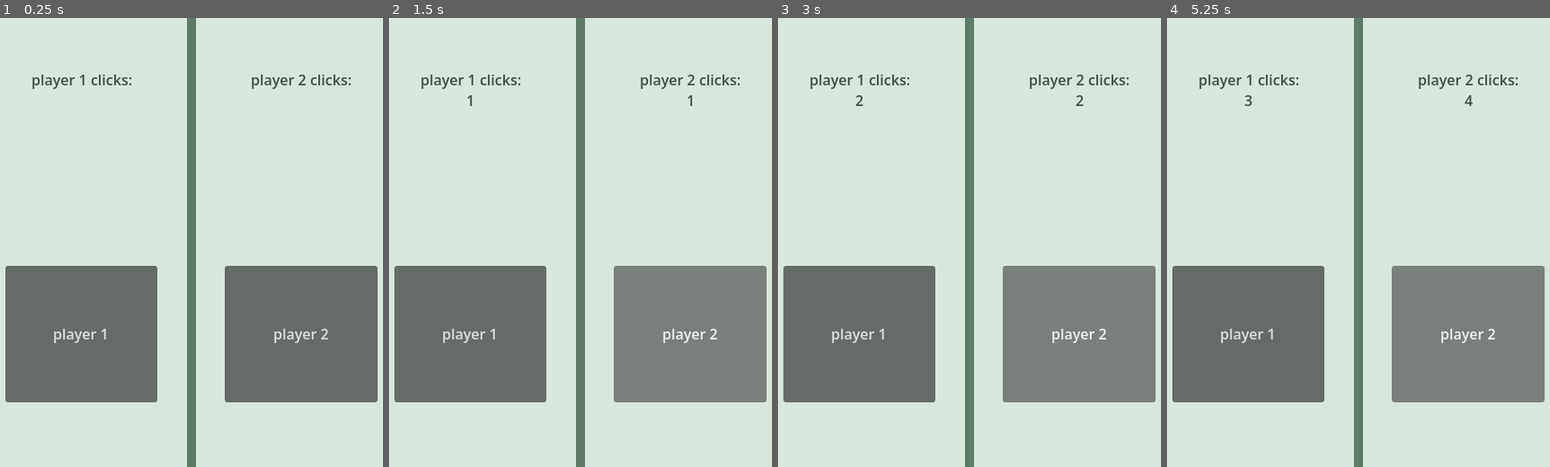
Above: before the commit, frames 1-4 (left to right).
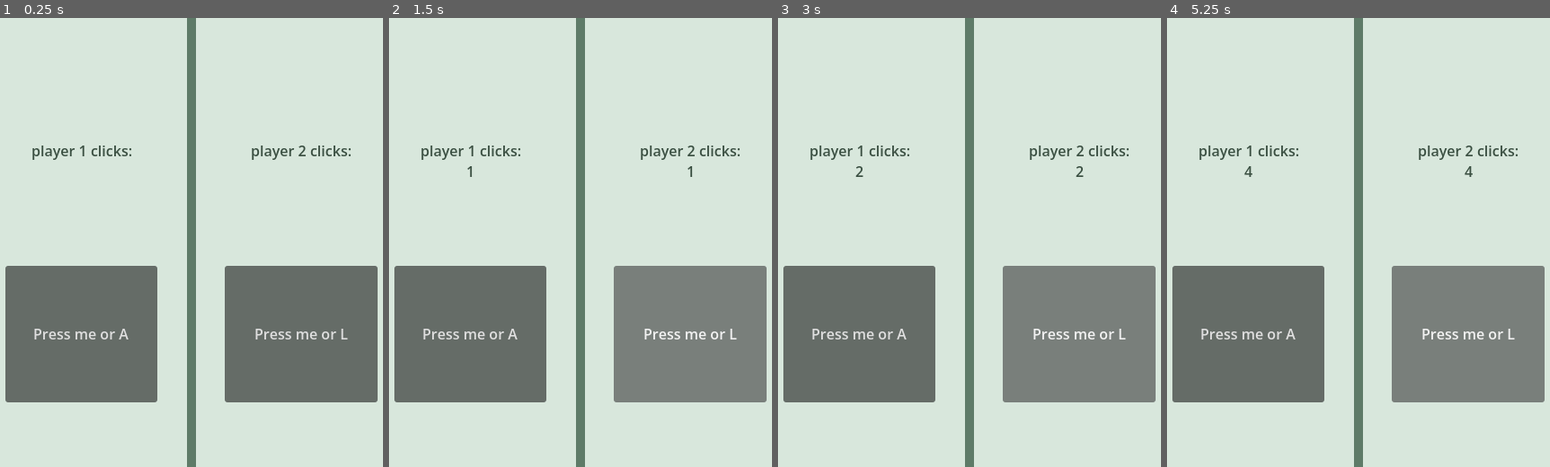
Above: after the commit, the same moments.

Repository: ryan-holdstock-04/onlineClicker
Game: Godot game, scene res://main.tscn
Two runs of this game, one before a commit and one after it. Both use one fixed random seed, a clock stepped at 60 frames per second and the inputs below.
Inputs:
- Up to frame 1 (0.25 s): no input
- Up to frame 2 (1.5 s): click "player 1" (after the commit: "Press me or A") at 0.5 s; click "player 2" (after the commit: "Press me or L") at 1.25 s
- Up to frame 3 (3 s): click "player 1" (after the commit: "Press me or A") at 2 s; click "player 2" (after the commit: "Press me or L") at 2.75 s
- Up to frame 4 (5.25 s): click "player 1" (after the commit: "Press me or A") at 3.5 s; click "player 2" (after the commit: "Press me or L") at 4.25 s; tap Enter at 5 s; tap A (player1_press, bound only after the commit) at 5.1 s

The runs differ from the first frame. In frame 1, 1.6% of the frame differs, in the area x 8-92%, y 12-73%; in frame 2, 1.7%; in frame 3, 1.7%; in frame 4, 1.8%.

Commit message:
keyboard clicking

Diff:
--- a/main.gd
+++ b/main.gd
@@ -13,6 +13,13 @@
 	player1_button.pressed.connect(player1_add)
 	player2_button.pressed.connect(player2_add)
 
+func _process(_delta):
+	if Input.is_action_just_pressed("player1_press"):
+		player1_add()
+	if Input.is_action_just_pressed("player2_press"):
+		player2_add()
+
+
 func player1_add():
 	player1_score += 1
 	player1_label.text = str("player 1 clicks:\n",player1_score)
--- a/main.tscn
+++ b/main.tscn
@@ -20,18 +20,18 @@
 [node name="player1_button" type="Button" parent="HBoxContainer" unique_id=480498076]
 layout_mode = 2
 size_flags_horizontal = 3
-text = "player 1"
+text = "Press me or A"
 
 [node name="player2_button" type="Button" parent="HBoxContainer" unique_id=1655149475]
 layout_mode = 2
 size_flags_horizontal = 3
-text = "player 2"
+text = "Press me or L"
 
 [node name="HBoxContainer2" type="HBoxContainer" parent="." unique_id=1922286868]
 offset_left = 44.0
-offset_top = 57.0
+offset_top = 136.0
 offset_right = 458.0
-offset_bottom = 209.0
+offset_bottom = 210.0
 theme_override_constants/separation = 75
 
 [node name="player1_score" type="RichTextLabel" parent="HBoxContainer2" unique_id=791672411]
--- a/project.godot
+++ b/project.godot
@@ -19,6 +19,19 @@
 window/size/viewport_width=500
 window/size/viewport_height=500
 
+[input]
+
+player1_press={
+"deadzone": 0.2,
+"events": [Object(InputEventKey,"resource_local_to_scene":false,"resource_name":"","device":0,"window_id":0,"alt_pressed":false,"shift_pressed":false,"ctrl_pressed":false,"meta_pressed":false,"pressed":false,"keycode":0,"physical_keycode":65,"key_label":0,"unicode":0,"location":0,"echo":false,"script":null)
+]
+}
+player2_press={
+"deadzone": 0.2,
+"events": [Object(InputEventKey,"resource_local_to_scene":false,"resource_name":"","device":-1,"window_id":0,"alt_pressed":false,"shift_pressed":false,"ctrl_pressed":false,"meta_pressed":false,"pressed":false,"keycode":0,"physical_keycode":76,"key_label":0,"unicode":108,"location":0,"echo":false,"script":null)
+]
+}
+
 [physics]
 
 3d/physics_engine="Jolt Physics"
